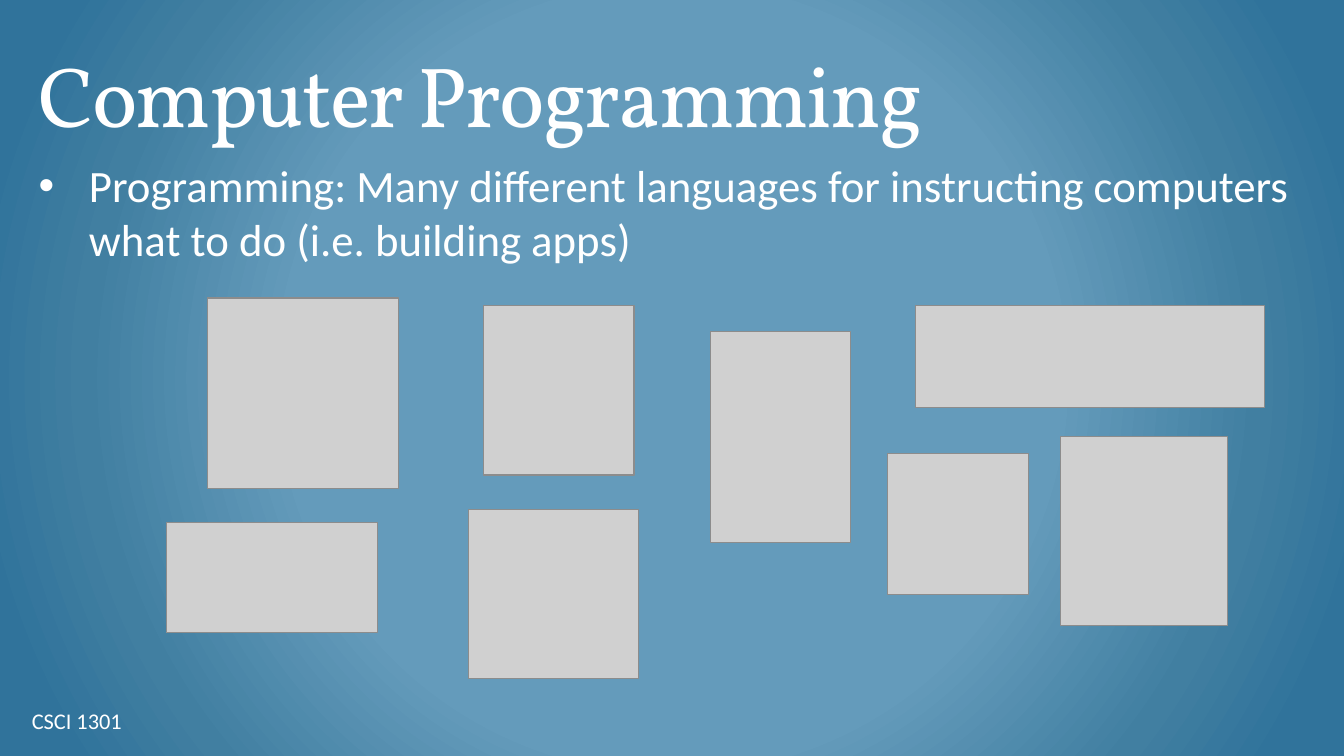
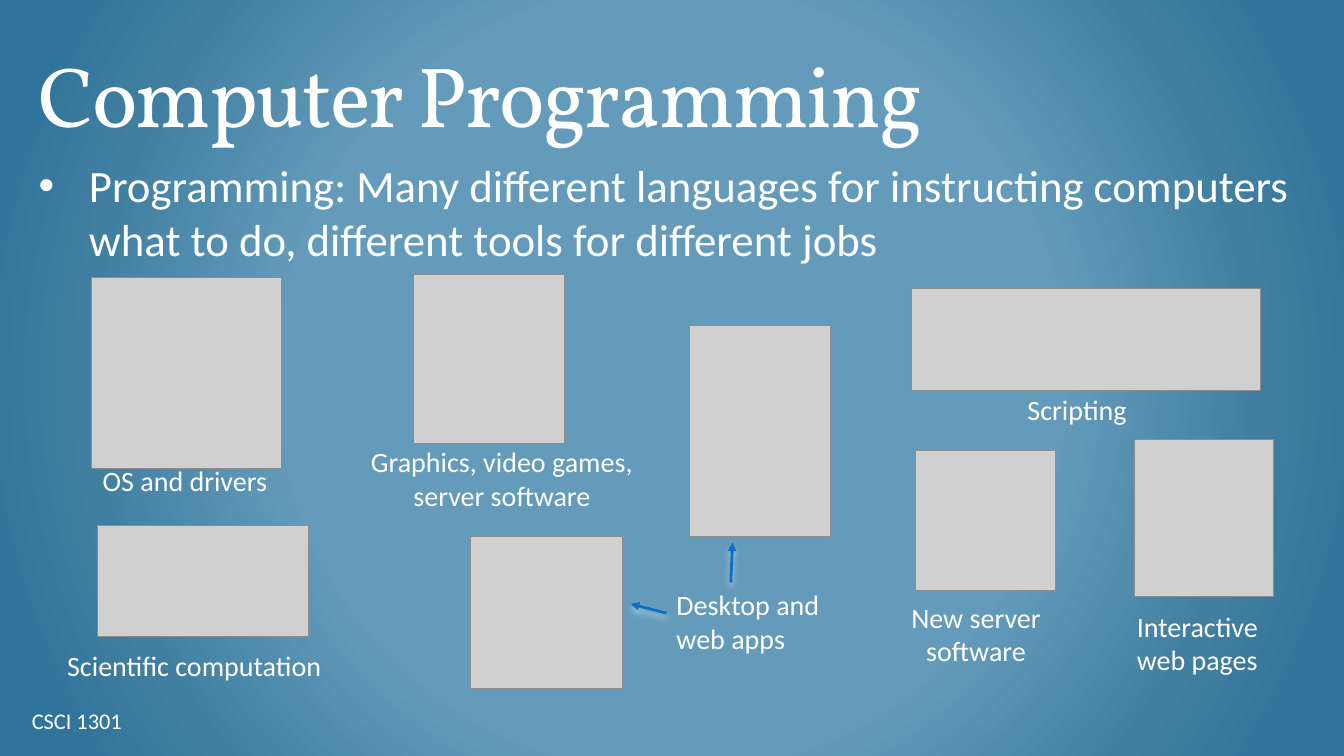
Before and after one commit to csci-1301/csci-1301.github.io, a slide deck: slide 4 of lectures/010_general_concepts/Programming-Intro.pptx. Drawn at 1344x756 pixels with LibreOffice and Linux fonts; fonts in the diff are those of the drawing; grey boxes stand for pictures; background and template pictures are left out. Boxes give left, top, right and bottom in pixels: in the first picture for what was removed or moved away, otherwise in the second. Text is boxed around its words. In the diff, an @@ line names an element or a change of style, - is before the commit and + after.

```diff
--- a/lectures/010_general_concepts/Programming-Intro.pptx
+++ b/lectures/010_general_concepts/Programming-Intro.pptx
@@ text at box(89, 171, 1288, 264): text changed @@
-• Programming: Many different languages for instructing computers what to do (i.e. building apps)
+• Programming: Many different languages for instructing computers what to do, different tools for different jobs
@@ picture: place and size @@
-picture at box(208, 298, 398, 489)
+picture at box(91, 278, 281, 469)
@@ picture: place and size @@
-picture at box(483, 306, 633, 475)
+picture at box(413, 274, 564, 444)
@@ picture: place and size @@
-picture at box(915, 306, 1264, 407)
+picture at box(911, 289, 1260, 391)
@@ picture: place and size @@
-picture at box(710, 332, 851, 542)
+picture at box(690, 326, 831, 536)
@@ text added at box(1027, 400, 1126, 425), 20 pt, text #FFFFFF @@
+Scripting
@@ picture: place and size @@
-picture at box(1061, 437, 1227, 626)
+picture at box(1135, 440, 1274, 597)
@@ text added at box(103, 468, 268, 491), 20 pt, text #FFFFFF @@
+OS and drivers
@@ text added at box(371, 452, 632, 506), 20 pt, text #FFFFFF @@
+Graphics, video games, server software
@@ picture: place and size @@
-picture at box(887, 454, 1028, 595)
+picture at box(915, 451, 1057, 592)
@@ picture: place and size @@
-picture at box(166, 523, 377, 633)
+picture at box(98, 526, 309, 636)
@@ picture: place and size @@
-picture at box(469, 509, 638, 679)
+picture at box(470, 536, 622, 689)
@@ arrow added from (731, 583) to (733, 542), #0F6FC6 2 pt @@
@@ text added at box(676, 595, 819, 654), 20 pt, text #FFFFFF @@
+Desktop and web apps
@@ arrow added from (666, 613) to (631, 604), #0F6FC6 2 pt @@
@@ text added at box(911, 610, 1041, 661), 20 pt, text #FFFFFF @@
+New server software
@@ text added at box(1137, 617, 1258, 675), 20 pt, text #FFFFFF @@
+Interactive web pages
@@ text added at box(67, 656, 321, 681), 20 pt, text #FFFFFF @@
+Scientific computation
```
Also in this commit, not shown: 2 other slides changed, 1 slide removed, 5 other files.
